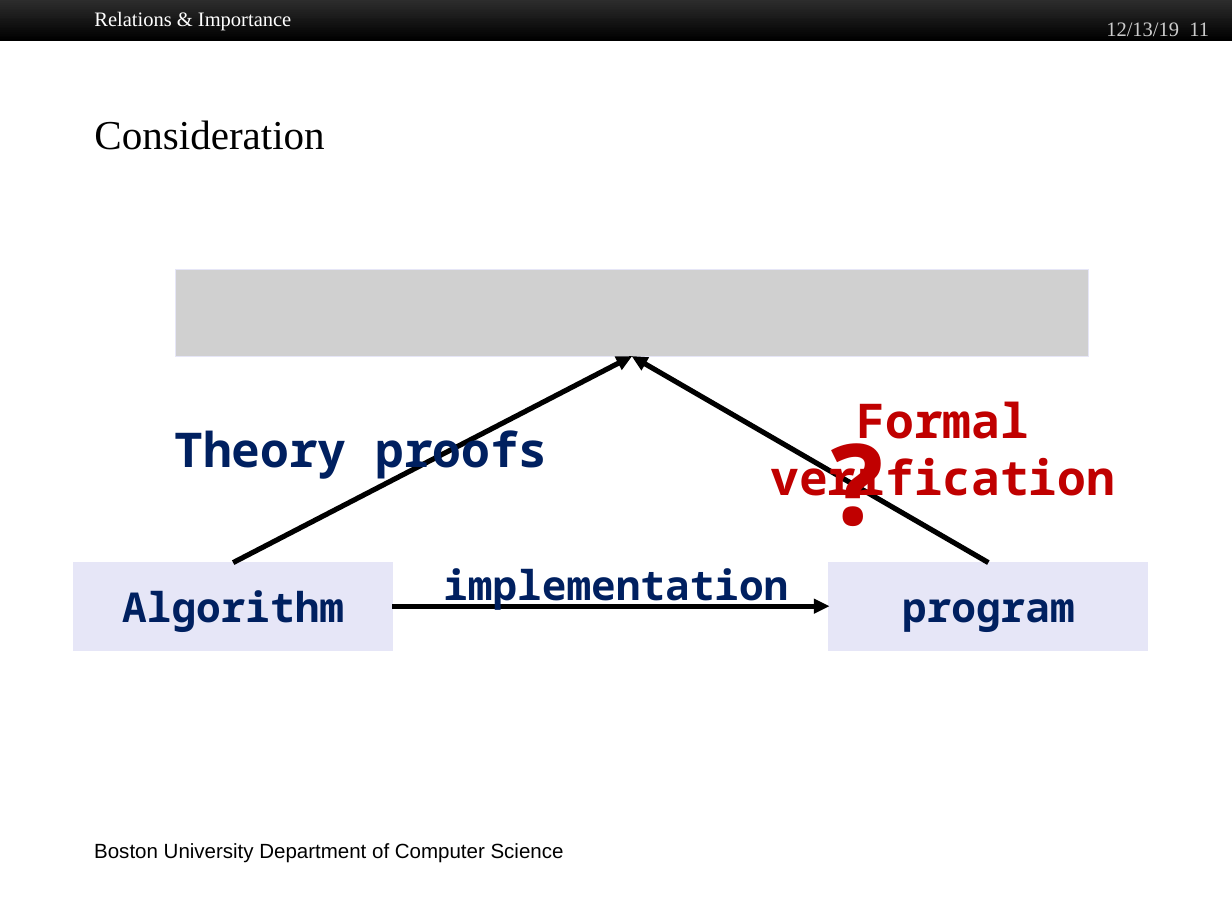
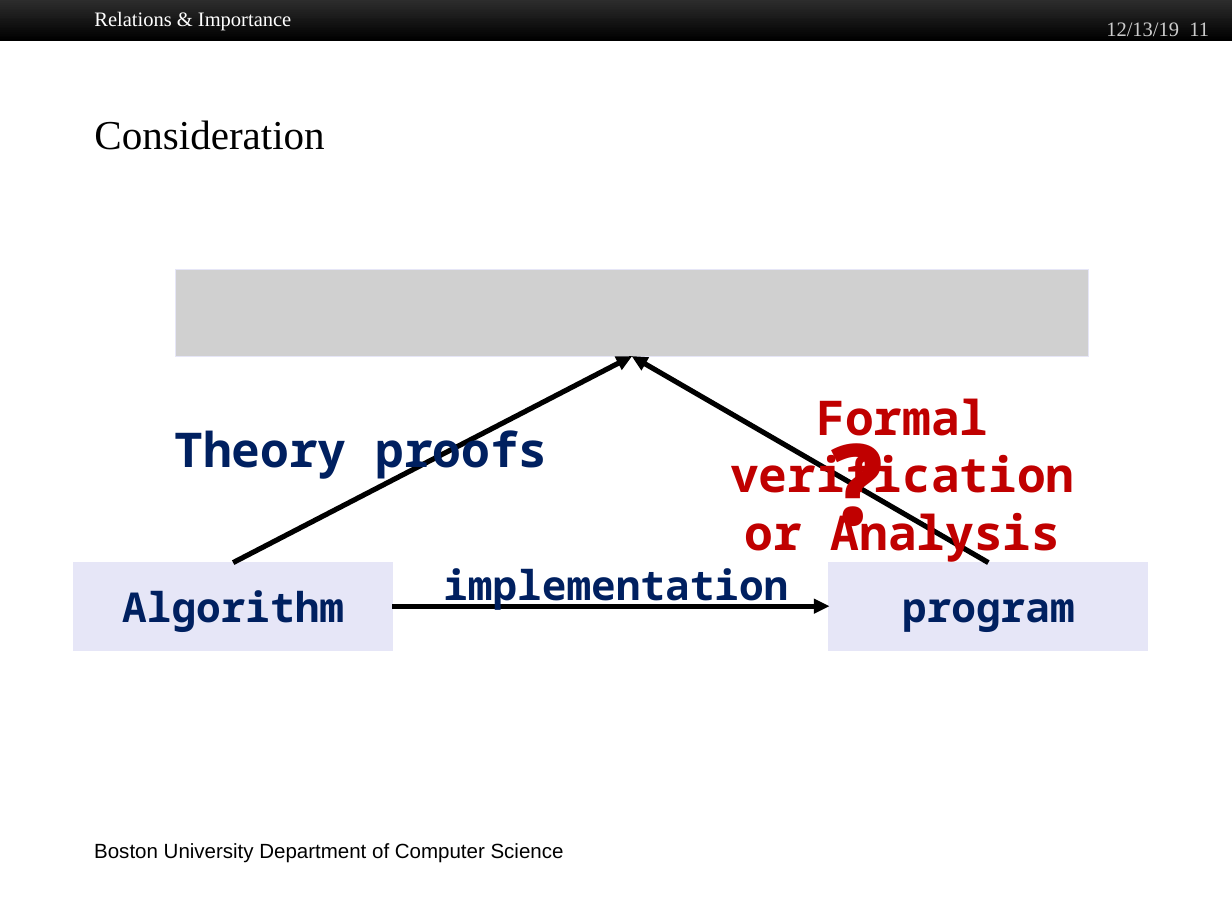
Before and after one commit to jiawenliu/PhD, a slide deck: slide 11 of CS/Prospectus/Slides/Jiawen Liu.pptx. Drawn at 1232x924 pixels with LibreOffice and Linux fonts; fonts in the diff are those of the drawing; grey boxes stand for pictures; background and template pictures are left out. Boxes give left, top, right and bottom in pixels: in the first picture for what was removed or moved away, otherwise in the second. Text is boxed around its words. In the diff, an @@ line names an element or a change of style, - is before the commit and + after.

```diff
--- a/CS/Prospectus/Slides/Jiawen Liu.pptx
+++ b/CS/Prospectus/Slides/Jiawen Liu.pptx
@@ text "Formal verification" moved from (x1=771, y1=401, x2=1115, y2=507) to (x1=730, y1=398, x2=1074, y2=562) @@
@@ text at (x1=745, y1=505, x2=1061, y2=562): paragraph added @@
+or Analysis
```
Also in this commit, not shown: 6 other slides changed, 17 other files.
